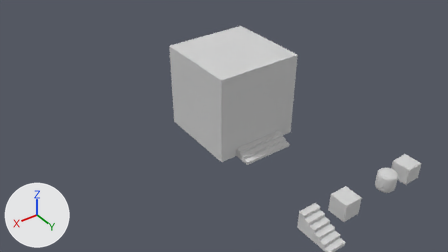
Renders of the Blender file android/assets/model/inside_level14_one_mask.blend from each side of a commit.
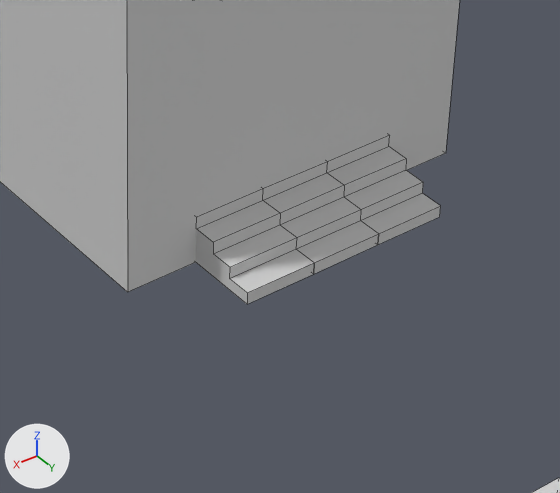
Each version appears first from the file's camera 'Camera', and next in a close-up on the part from 43% to 70% of the width and 39% to 82% of the height. The lights are fixed; the arrows at lower left show +X, +Y and +Z. The close-ups show mesh edges as thin lines.

Script lines for the objects in view, before the commit:
```python
me_skybox_001 = bpy.data.meshes.new('skybox.001')
me_skybox_001.from_pydata([(-14.5, 14.5, 14.5), (-14.5, 14.5, -14.5), (-14.5, -14.5, -14.5), (-14.5, -14.5, 14.5), (14.5, 14.5, -14.5), (14.5, -14.5, -14.5), (14.5, 14.5, 14.5), (14.5, -14.5, 14.5)], [], [(0, 3, 2, 1), (1, 2, 5, 4), (4, 5, 7, 6), (6, 7, 3, 0), (3, 7, 5, 2), (1, 4, 6, 0)])
for i in [5]: me_skybox_001.polygons[i].material_index = 1
for i in [4]: me_skybox_001.polygons[i].material_index = 2
me_skybox_001.materials.append(mat_walls_002)  # its picture is missing
me_skybox_001.materials.append(mat_roof_001)  # its picture is missing
me_skybox_001.materials.append(mat_floor_003)  # its picture is missing
me_stair = bpy.data.meshes.new('stair')
me_stair.from_pydata(...)  # 28 vertices, 16 faces; spans x -1.0..1.0, y -1.0..1.0, z -2.0..2.0
# faces by material slot: [4, 12]
me_stair.materials.append(mat_sida_wall_1_jpg)  # its picture is missing
me_stair.materials.append(mat_sida)  # its picture is missing
ob_skybox = bpy.data.objects.new('skybox', me_skybox_001)
ob_skybox.location = (0.0, 0.0, 5.0)
ob_skybox.rotation_euler = (1.571, 0.0, 0.0)  # degrees (90, 0, 0)
ob_skybox.scale = (0.345, 0.345, 0.345)
ob_stair_001 = bpy.data.objects.new('stair.001', me_stair)
ob_stair_001.location = (2.0, 5.0, 1.0)
ob_stair_001.rotation_euler = (1.571, 0.0, 0.0)  # degrees (90, 0, 0)
ob_stair_003 = bpy.data.objects.new('stair.003', me_stair)
ob_stair_003.location = (-2.0, 5.0, 1.0)
ob_stair_003.rotation_euler = (1.571, 0.0, 0.0)  # degrees (90, 0, 0)
# also in view: 'stair.002' at (0.0, 5.0, 1.0)
```
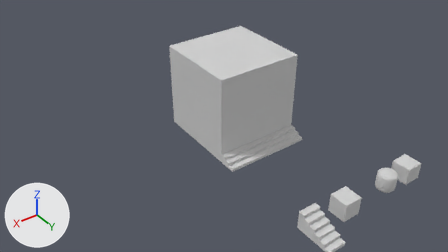
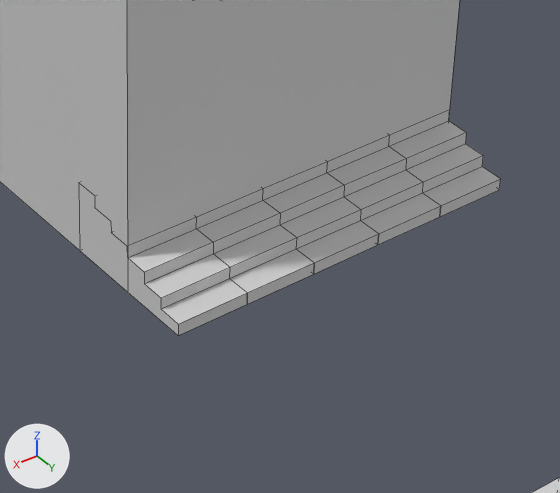
Edits to the bpy script that builds the scene:
```text
Add ob_stair_008:
    ob_stair_008 = bpy.data.objects.new('stair.008', me_stair)
    ob_stair_008.location = (-4.0, 5.0, 1.0)
    ob_stair_008.rotation_euler = (1.571, 0.0, 0.0)  # degrees (90, 0, 0)
Add ob_stair_009:
    ob_stair_009 = bpy.data.objects.new('stair.009', me_stair)
    ob_stair_009.location = (4.0, 5.0, 1.0)
    ob_stair_009.rotation_euler = (1.571, 0.0, 0.0)  # degrees (90, 0, 0)
```

Boxes (x1, y1, x2, y2) around the edits, measured in the close-ups (560 x 493 px):
'stair.009', added: after (128, 229, 247, 335)
'stair.008', added: after (389, 121, 500, 216)
